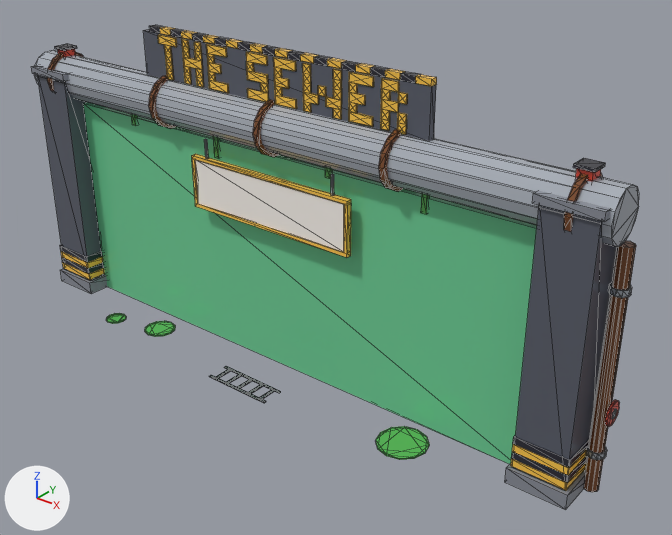
A saved change to the glTF model assets/cat-cafe/exports/CatCafe_Sewer_Gate.glb.
One viewpoint serves both versions: a 50 mm camera at (30.0, -32.7, 27.2) aimed at (3.4, 0.6, 6.6). The lights are fixed; the arrows at lower left show +X, +Y and +Z. The picture after the commit comes second. Mesh edges are drawn as thin lines. Vertices at exactly the same position are counted once.

In view in the first picture: 'CatCafe_Sewer_Gate', 'CatCafe_Sewer_Gate_Bars', 'CatCafe_Sewer_Gate_SignBoard' and 1 more.
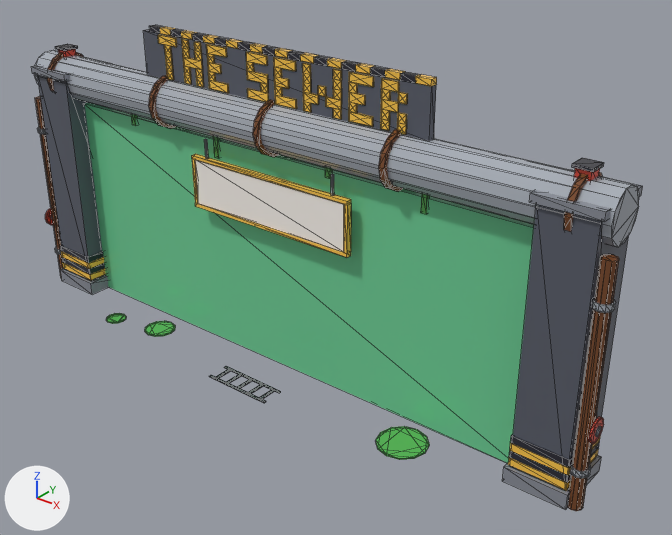
Diff of the bpy script that builds the scene:
```diff
--- a/assets/cat-cafe/exports/CatCafe_Sewer_Gate.glb.py
+++ b/assets/cat-cafe/exports/CatCafe_Sewer_Gate.glb.py
@@ me_catcafe_sewer_gate @@
 # used by ob_catcafe_sewer_gate; location = (0.0, 0.0, 0.0)
-me_catcafe_sewer_gate.from_pydata(...)  # 1404 vertices, 2666 faces; spans x -18.6..18.6, y -3.7..1.5, z 0.0..17.3
+me_catcafe_sewer_gate.from_pydata(...)  # 1404 vertices, 2666 faces; spans x -18.6..18.6, y -3.7..2.0, z 0.0..17.3
+# me_catcafe_sewer_gate part 1: the loose piece of 20 vertices spanning x 17.7..18.3, y 0.3..1.0, z 0.0..12.0 is moved by (0.0, -1.6, 0.0)
+# me_catcafe_sewer_gate part 2: the loose piece of 24 vertices spanning x 18.4..18.5, y 0.0..1.2, z 3.6..4.8 is moved by (0.0, -1.6, 0.0)
+# me_catcafe_sewer_gate part 3: the loose piece of 16 vertices spanning x 18.4..18.6, y 0.4..0.9, z 3.9..4.4 is moved by (0.0, -1.6, 0.0)
+# me_catcafe_sewer_gate part 4: the loose piece of 20 vertices spanning x 17.6..18.4, y 0.2..1.0, z 1.9..2.2 is moved by (0.0, -1.6, 0.0)
+# me_catcafe_sewer_gate part 5: the loose piece of 20 vertices spanning x 17.6..18.4, y 0.2..1.0, z 9.9..10.1 is moved by (0.0, -1.6, 0.0)
+# me_catcafe_sewer_gate part 6: the loose piece of 20 vertices spanning x -18.3..-17.7, y 0.3..1.0, z 0.0..12.0 is moved by (0.0, -1.6, 0.0)
+# me_catcafe_sewer_gate part 7: the loose piece of 24 vertices spanning x -18.5..-18.4, y 0.0..1.2, z 3.6..4.8 is moved by (0.0, -1.6, 0.0)
+# me_catcafe_sewer_gate part 8
+# 2 faces are deleted
+# 11 vertices in x 14.8..15.0, y -1.5..-1.3, z 0.0..14.0 move by (-0.1, 0.0, 0.0)
+# 6 vertices in x 14.8..15.0, y 1.3..1.5, z 0.0..14.0 move by (-0.1, 0.5, 0.0)
+# 6 vertices in x 17.6..17.8, y 1.3..1.5, z 0.0..14.0 move by (0.0, 0.5, 0.0)
+# 5 vertices in x 14.9, y 1.4, z 0.9..2.5 move by (-0.1, 0.4, 0.0)
+# 5 vertices in x 17.7, y 1.4, z 0.9..2.5 move by (0.0, 0.4, 0.0)
+# 2 new faces join them
+# me_catcafe_sewer_gate part 9
+# 3 vertices are removed from x -17.7..-14.9, y -1.4..1.4, z 1.7
+# 18 faces are deleted
+# 10 vertices in x -15.0..-14.8, y -1.5..-1.3, z 0.0..14.0 move by (0.1, 0.0, 0.0)
+# 6 vertices in x -17.8..-17.6, y 1.3..1.5, z 0.0..14.0 move by (0.0, 0.5, 0.0)
+# 6 vertices in x -15.0..-14.8, y 1.3..1.5, z 0.0..14.0 move by (0.1, 0.5, 0.0)
+# 4 vertices in x -17.7, y 1.4, z 0.9..2.5 move by (0.0, 0.4, 0.0)
+# 4 vertices in x -14.9, y 1.4, z 0.9..2.5 move by (0.1, 0.4, 0.0)
+# 3 vertices are added at (-17.7, 1.8, 1.7), (-14.8, -1.4, 1.7), (-14.8, 1.8, 1.7)
+# 18 new faces join them
+# other edits to the shape of me_catcafe_sewer_gate do not show in these pictures
 me_catcafe_sewer_gate.materials.append(mat_catcafe_palette)
```

Pixel boxes [x1, y1, x2, y2] of what changed, in the pictures (672 x 535 px; the box of a moved part takes in the faces that stretch with it):
'CatCafe_Sewer_Gate', reshaped
    before: [31, 25, 639, 510]
    after: [31, 25, 643, 511]
part 1 of me_catcafe_sewer_gate, moved or reshaped
    before: [584, 241, 636, 492]
    after: [568, 254, 619, 511]
part 2 of me_catcafe_sewer_gate, moved or reshaped
    before: [605, 399, 620, 427]
    after: [589, 416, 604, 445]
part 3 of me_catcafe_sewer_gate, moved or reshaped
    before: [611, 409, 617, 419]
    after: [595, 426, 601, 437]
part 4 of me_catcafe_sewer_gate, moved or reshaped
    before: [586, 447, 607, 460]
    after: [570, 464, 591, 478]
part 5 of me_catcafe_sewer_gate, moved or reshaped
    before: [609, 283, 632, 298]
    after: [592, 298, 616, 313]
part 6 of me_catcafe_sewer_gate, moved or reshaped (not visible before)
    after: [35, 96, 63, 276]
part 7 of me_catcafe_sewer_gate, moved or reshaped (not visible before)
    after: [45, 208, 53, 225]
part 8 of me_catcafe_sewer_gate, moved or reshaped
    before: [505, 190, 617, 510]
    after: [502, 169, 643, 510]
part 9 of me_catcafe_sewer_gate, moved or reshaped
    before: [31, 65, 107, 294]
    after: [31, 57, 109, 294]
